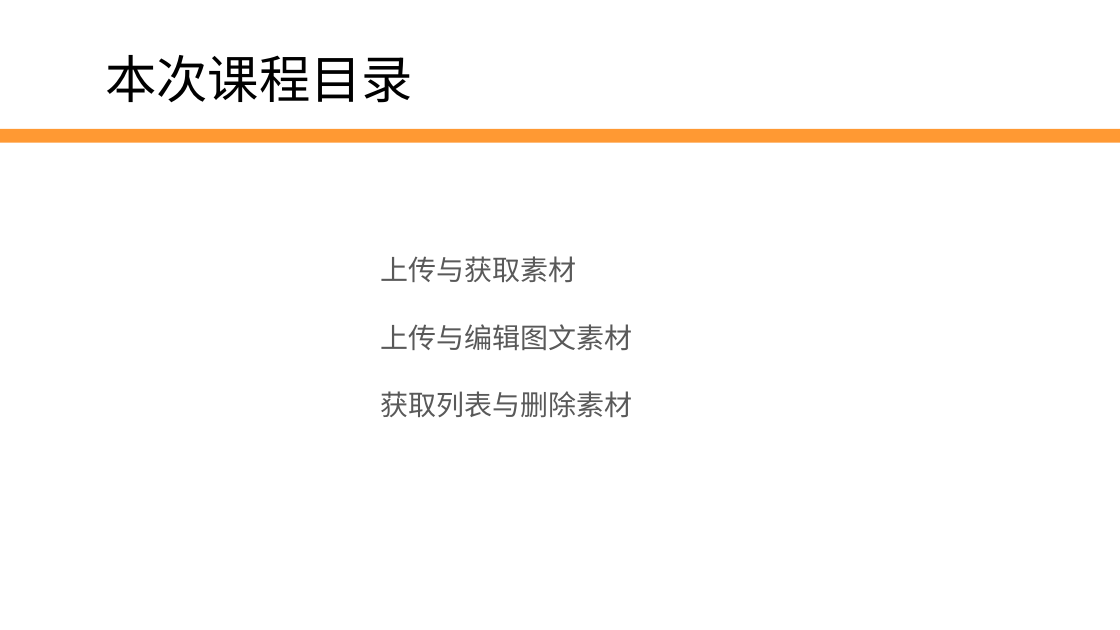
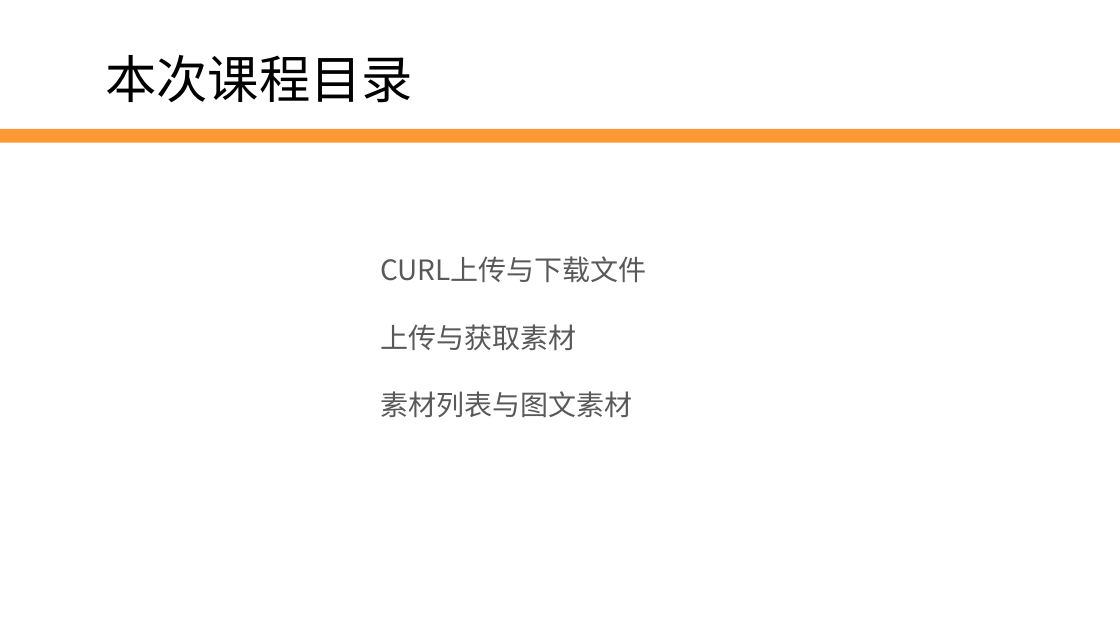
Before and after one commit to edu2act/2017-2018_1st_Wechat_Web_Programming, a slide deck: slide 2 of 第7讲 素材与图文消息.pptx. Drawn at 1120x630 pixels with LibreOffice and Linux fonts; fonts in the diff are those of the drawing; background and template pictures are left out. Boxes give left, top, right and bottom in pixels: in the first picture for what was removed or moved away, otherwise in the second. Text is boxed around its words. In the diff, an @@ line names an element or a change of style, - is before the commit and + after.

```diff
--- a/第7讲 素材与图文消息.pptx
+++ b/第7讲 素材与图文消息.pptx
@@ text at box(380, 256, 647, 282): paragraph added @@
+1. CURL上传与下载文件
@@ text at box(380, 391, 632, 417): text changed @@
-2. 上传与编辑图文素材
-3. 获取列表与删除素材
+3. 素材列表与图文素材
```
Also in this commit, not shown: 3 other files.
